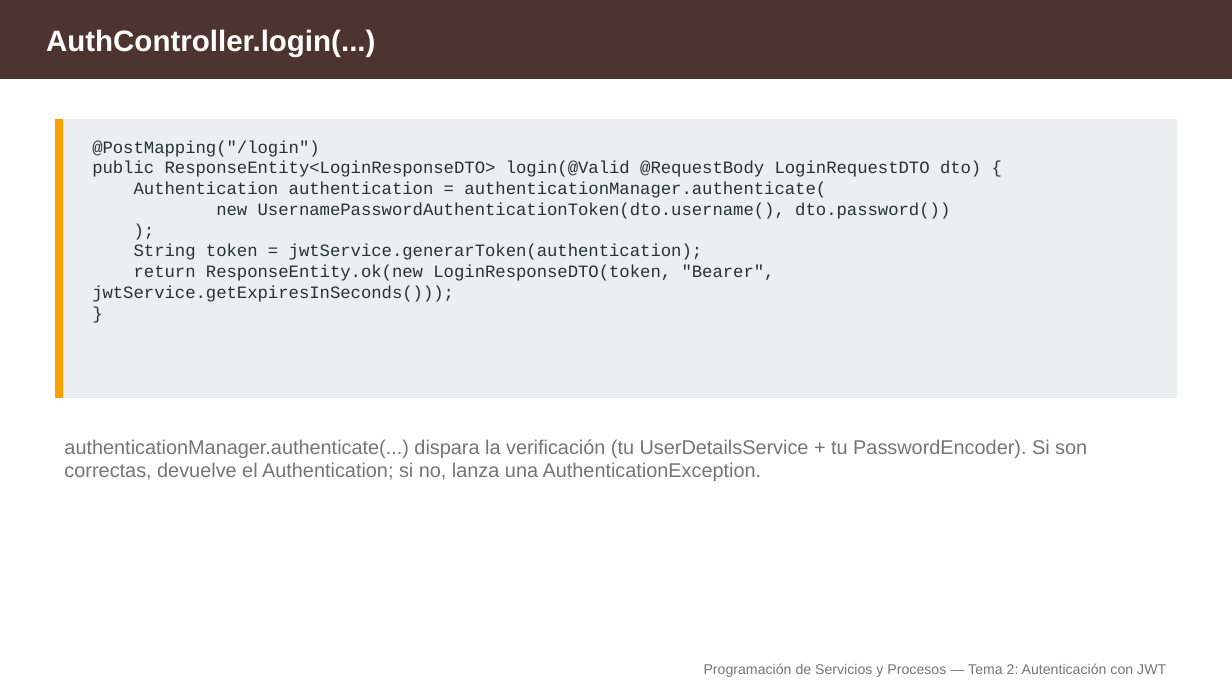
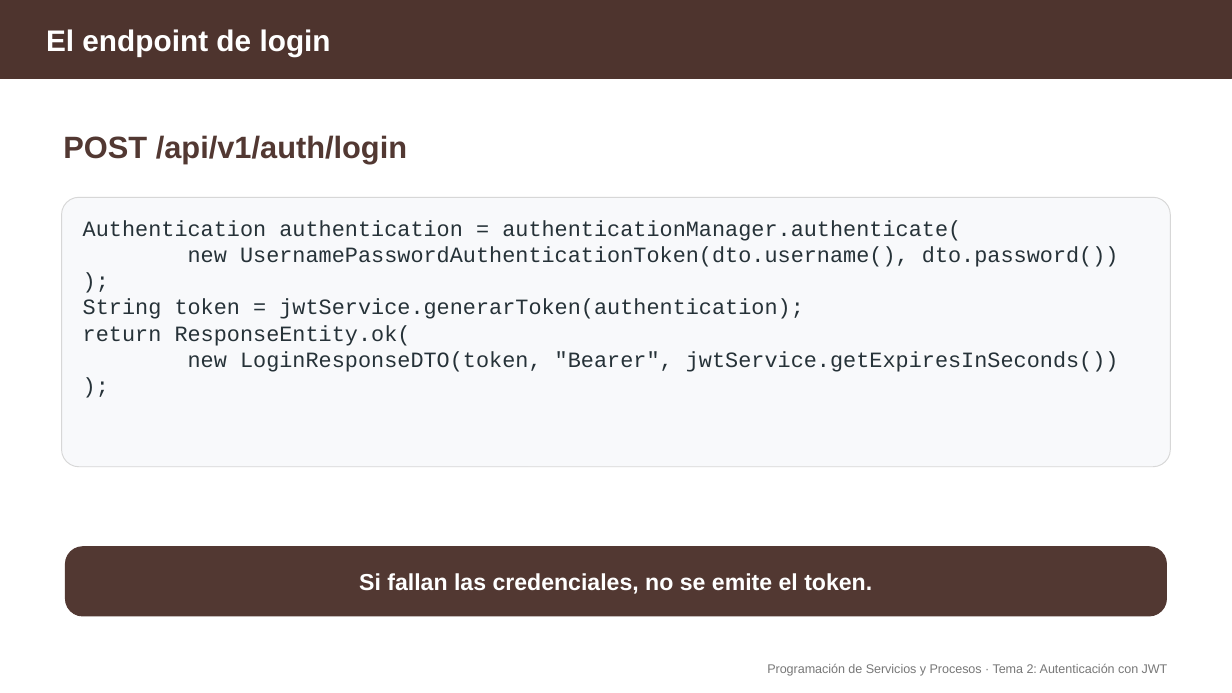
Before and after one commit to aitorventura/programacion-servicios-procesos, a slide deck: slide 10 of docs/tema2/diapositivas/autenticacion-jwt.pptx (slide 25 before the commit). Drawn at 1232x693 pixels with LibreOffice and Linux fonts; fonts in the diff are those of the drawing. Boxes give left, top, right and bottom in pixels: in the first picture for what was removed or moved away, otherwise in the second. Text is boxed around its words. In the diff, an @@ line names an element or a change of style, - is before the commit and + after.

Commit message:
imagenes tema2

```diff
--- a/docs/tema2/diapositivas/autenticacion-jwt.pptx
+++ b/docs/tema2/diapositivas/autenticacion-jwt.pptx
@@ text at (x1=46, y1=29, x2=331, y2=56): text changed; size 23 to 23.2 pt @@
-AuthController.login(...)
+El endpoint de login
@@ rectangle removed at (x1=55, y1=120, x2=63, y2=397) @@
@@ text added at (x1=63, y1=135, x2=407, y2=164), 24 pt, text #523832, bold @@
+POST /api/v1/auth/login
@@ text at (x1=92, y1=141, x2=981, y2=177): paragraphs removed @@
-@PostMapping("/login")
-public ResponseEntity<LoginResponseDTO> login(@Valid @RequestBody LoginRequestDTO dto) {
@@ rounded rectangle resized from (x1=55, y1=120, x2=1177, y2=397) to (x1=62, y1=198, x2=1171, y2=468) @@
@@ rounded rectangle at (x1=62, y1=198, x2=1171, y2=468): rectangle to rounded rectangle; fill #ECEFF1 to #F8F9FB; outline #EEEEEE 1 pt to #D7D7D7 0.75 pt @@
@@ text at (x1=83, y1=220, x2=1119, y2=319): size 13.5 to 17 pt in "Authentication authentication = authenticationManager.authen ...", "new UsernamePasswordAuthenticationToken(dto.username(), dto. ...", ");", "String token = jwtService.generarToken(authentication);" @@
@@ text "Authentication authentication = authenticationManager.authen ..." moved from (x1=92, y1=141, x2=981, y2=302) to (x1=83, y1=220, x2=1119, y2=372) @@
@@ text at (x1=83, y1=325, x2=1119, y2=372): text changed; size 13.5 to 17 pt @@
-return ResponseEntity.ok(new LoginResponseDTO(token, "Bearer", jwtService.getExpiresInSeconds()));
-}
+return ResponseEntity.ok(
+new LoginResponseDTO(token, "Bearer", jwtService.getExpiresInSeconds())
+);
@@ text removed at (x1=64, y1=439, x2=1087, y2=481) @@
-authenticationManager.authenticate(...) dispara la verificación (tu UserDetailsService + tu PasswordEncoder). Si son correctas, devuelve el Authentication; si no, lanza una AuthenticationException.
@@ rounded rectangle added at (x1=66, y1=547, x2=1167, y2=616), fill #523832, outline #523832 0.75 pt @@
@@ text added at (x1=359, y1=573, x2=872, y2=594), 18 pt, text #FFFFFF, bold @@
+Si fallan las credenciales, no se emite el token.
@@ text at (x1=767, y1=664, x2=1168, y2=676): text changed; size 11 to 9.8 pt; text colour #757575 to #787878 @@
-Programación de Servicios y Procesos — Tema 2: Autenticación con JWT
+Programación de Servicios y Procesos · Tema 2: Autenticación con JWT
```
Also in this commit, not shown: 10 other slides changed, 11 slides added, 27 slides removed, 16 other files.
